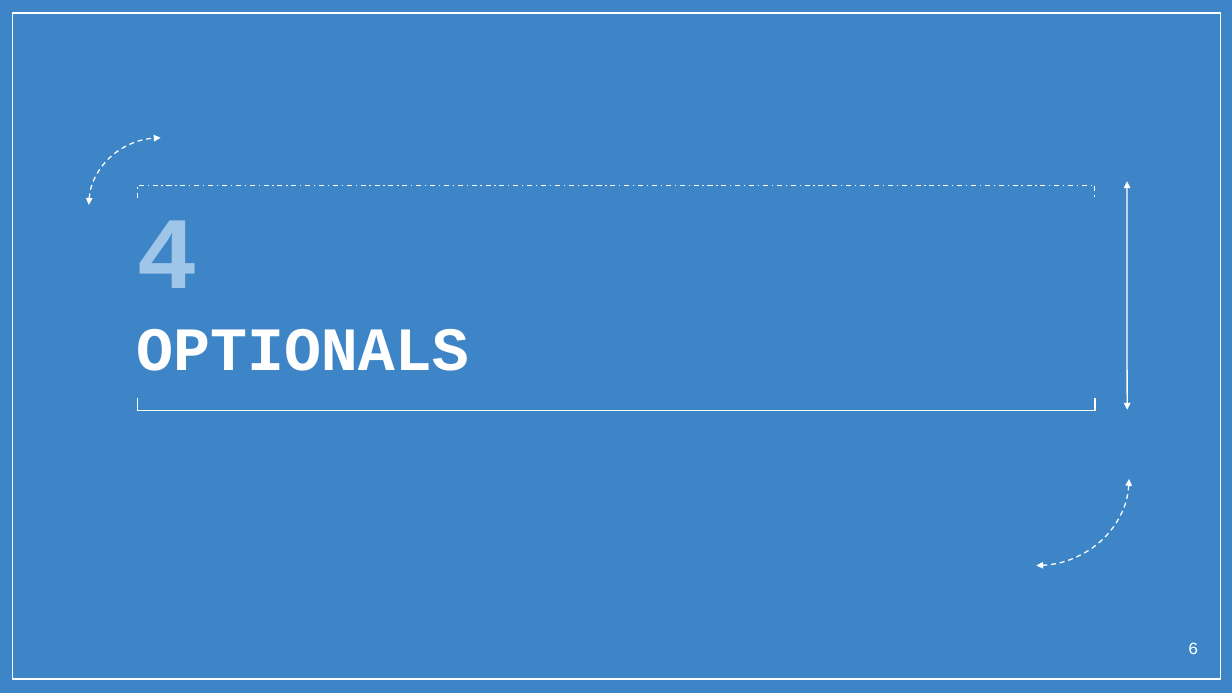
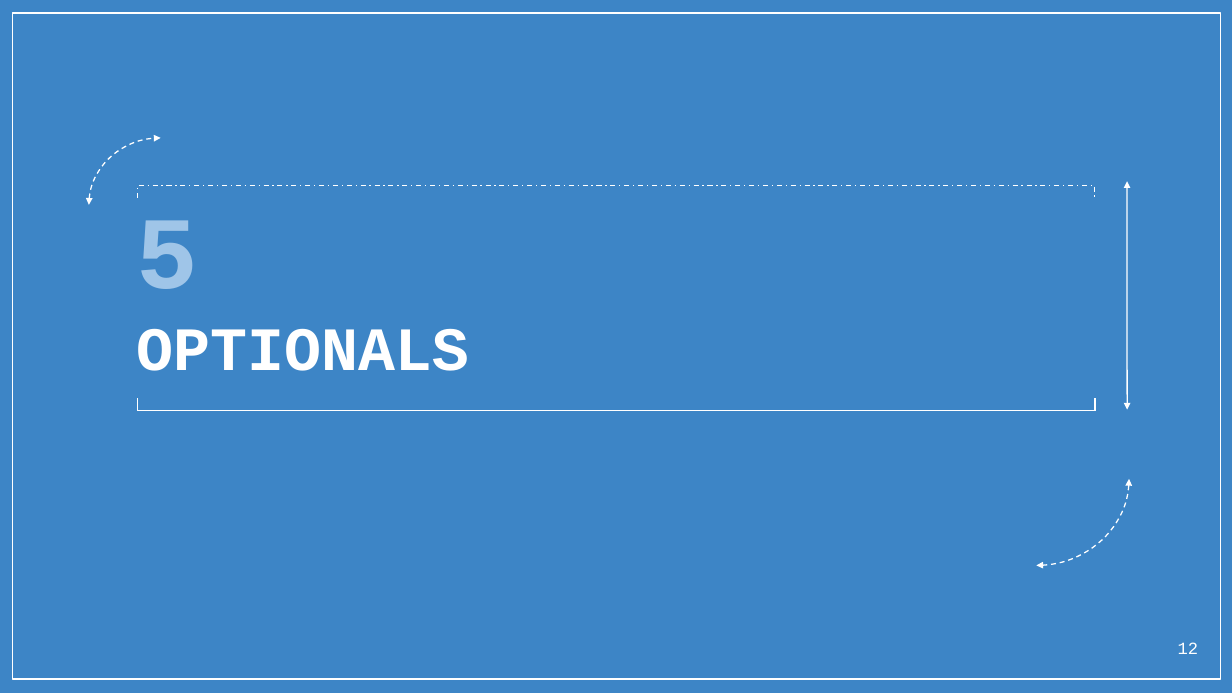
Before and after one commit to ghousek1/trashcan, a slide deck: slide 12 of Java8Features.pptx (slide 6 before the commit). Drawn at 1232x693 pixels with LibreOffice and Linux fonts; fonts in the diff are those of the drawing; background and template pictures are left out. Boxes give left, top, right and bottom in pixels: in the first picture for what was removed or moved away, otherwise in the second. Text is boxed around its words. In the diff, an @@ line names an element or a change of style, - is before the commit and + after.

```diff
--- a/Java8Features.pptx
+++ b/Java8Features.pptx
@@ text at (136, 220, 469, 371): text changed @@
-4
-OPTIONALS
+5
+OPTIONALS
@@ page number at (1178, 642, 1198, 654): text changed @@
-6
+12
```
Also in this commit, not shown: 5 other slides changed, 7 slides added, 3 slides removed.
